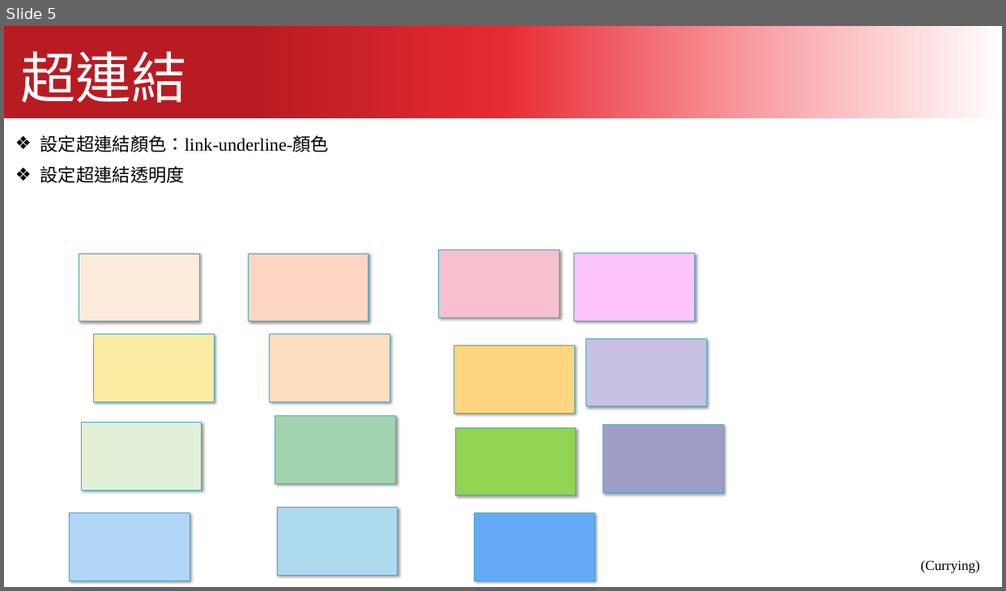
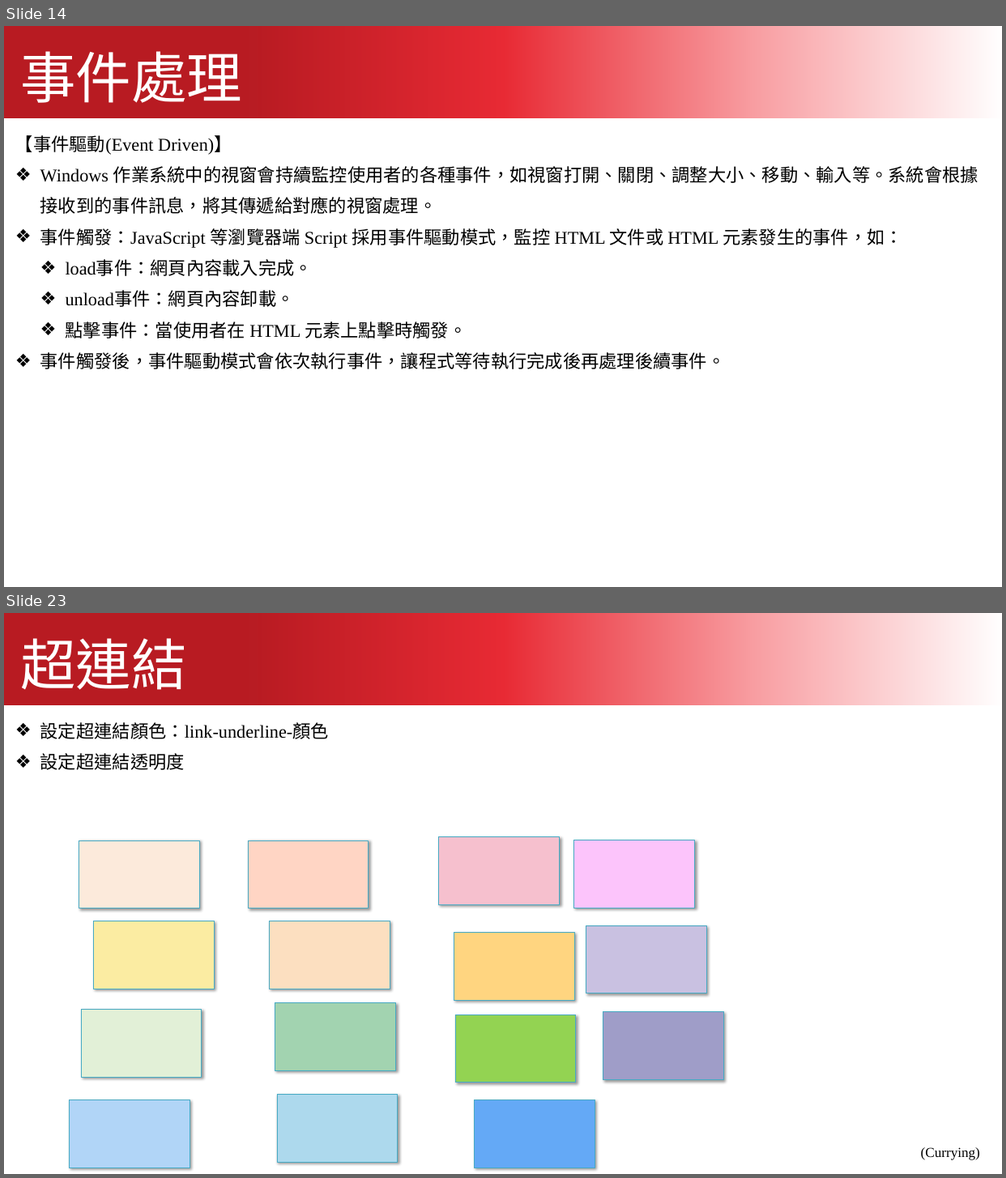
Before and after one commit to kcwc1029/blog, a slide deck: 互動網頁設計/JavaScript/javascript_03.pptx. Shown one above the other, each under a label of ours: slide 5 before the commit, slides 14 and 23 after it; the slides between them are not shown. The pictures are 1006x591 and 1006x1178 pixels, drawn with LibreOffice and Linux fonts; fonts in the diff are those of the drawing. Boxes give left, top, right and bottom in pixels: in the first picture for what was removed or moved away, otherwise in the second. Text is boxed around its words. In the diff, an @@ line names an element or a change of style, - is before the commit and + after.

```diff
--- a/互動網頁設計/JavaScript/javascript_03.pptx
+++ b/互動網頁設計/JavaScript/javascript_03.pptx
@@ slide 14 added at box(4, 26, 1002, 587), background #FFFFFF @@
@@ freeform shape added at box(4, 26, 1002, 118), fill gradient #B81B22 to #E82A34 to #F89DA1 to #FFFFFF @@
@@ text added at box(21, 51, 243, 103), 80 pt, text #FFFFFF @@
+事件處理
@@ text added at box(15, 135, 978, 369), 26 pt, text #000000 @@
+【事件驅動(Event Driven)】
+❖ Windows 作業系統中的視窗會持續監控使用者的各種事件，如視窗打開、關閉、調整大小、移動、輸入等。系統會根據接收到的事件訊息，將其傳遞給對應的視窗處理。
+❖ 事件觸發：JavaScript 等瀏覽器端 Script 採用事件驅動模式，監控 HTML 文件或 HTML 元素發生的事件，如：
+  ❖ load事件：網頁內容載入完成。
+  ❖ unload事件：網頁內容卸載。
+  ❖ 點擊事件：當使用者在 HTML 元素上點擊時觸發。
+❖ 事件觸發後，事件驅動模式會依次執行事件，讓程式等待執行完成後再處理後續事件。
@@ what was slide 5 is now slide 23 @@
```
Also in this commit, not shown: 20 other slides added, 4 slides removed, 44 other files.
